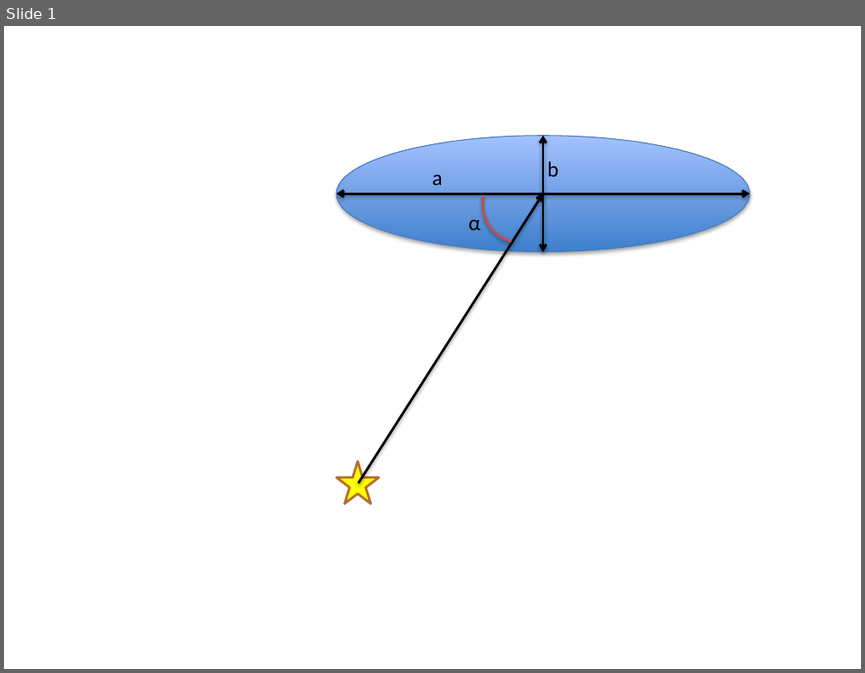
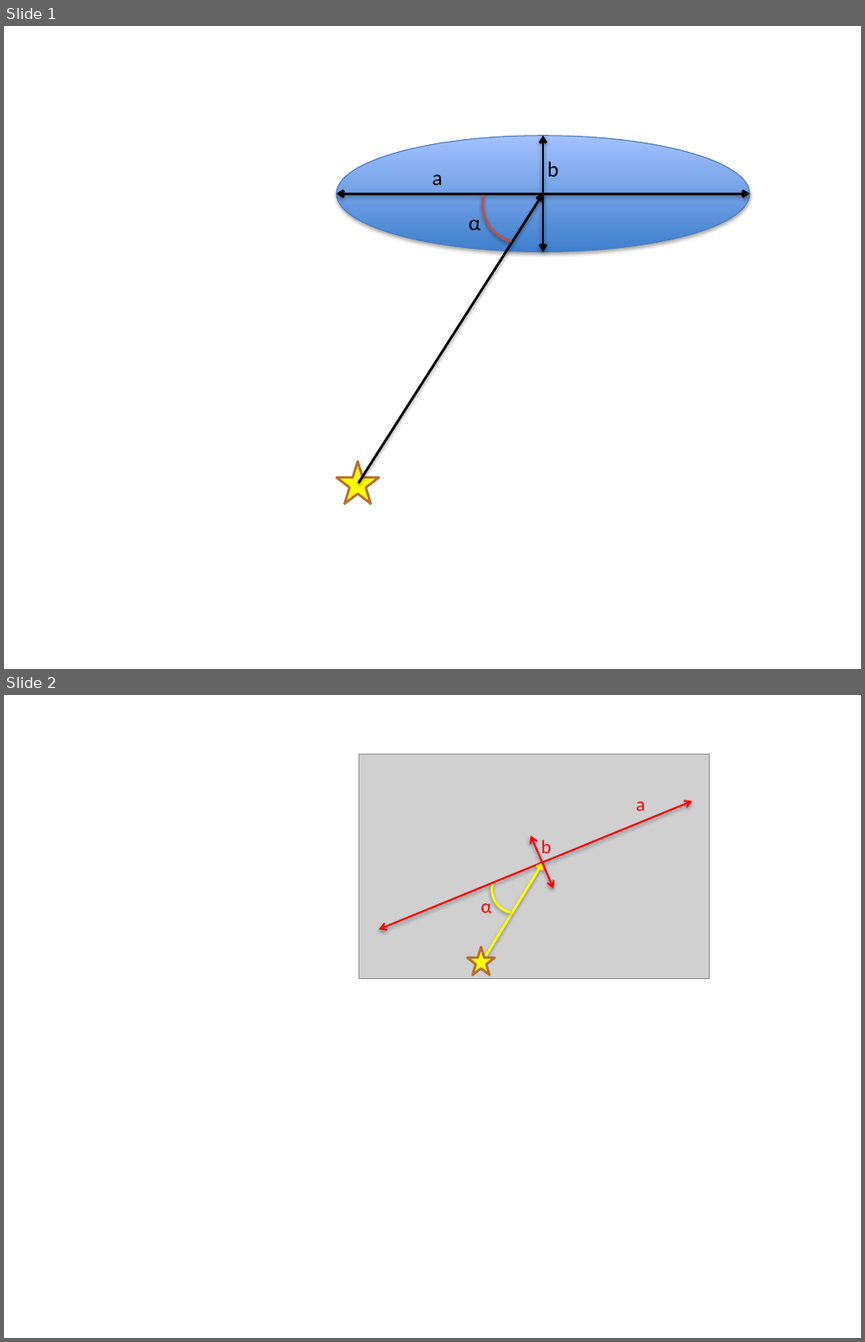
Before and after one commit to frenchd24/git_inclination, a slide deck: pilot_paper_code/azimuth_illustration.pptx. Shown one above the other, each under a label of ours: slide 1 before the commit, slides 1 and 2 after it. The pictures are 865x673 and 865x1342 pixels, drawn with LibreOffice and Linux fonts; fonts in the diff are those of the drawing; grey boxes stand for pictures. Boxes give left, top, right and bottom in pixels: in the first picture for what was removed or moved away, otherwise in the second. Text is boxed around its words. In the diff, an @@ line names an element or a change of style, - is before the commit and + after.

```diff
--- a/pilot_paper_code/azimuth_illustration.pptx
+++ b/pilot_paper_code/azimuth_illustration.pptx
@@ slide 2 added at [4,695,861,1338], background #FFFFFF @@
@@ picture added at [358,755,709,978] @@
@@ double arrow added from (378, 929) to (692, 801), #FF0000 1.5 pt @@
@@ text added at [636,801,645,811], 16 pt, text #FF0000 @@
+a
@@ double arrow added from (531, 835) to (553, 889), #FF0000 1.5 pt @@
@@ text added at [541,839,551,858], 16 pt, text #FF0000 @@
+b
@@ arrow added from (482, 961) to (543, 862), #FFFF00 2 pt @@
@@ arc (boxed as its full ellipse) added at [487,862,545,918], outline #FFFF00 2 pt @@
@@ text added at [481,896,492,913], 16 pt, text #FF0000 @@
+α
@@ star added at [467,947,495,975], fill #FFFF00, outline #B76F34 2 pt @@
```
Also in this commit, not shown: 15 other files.
